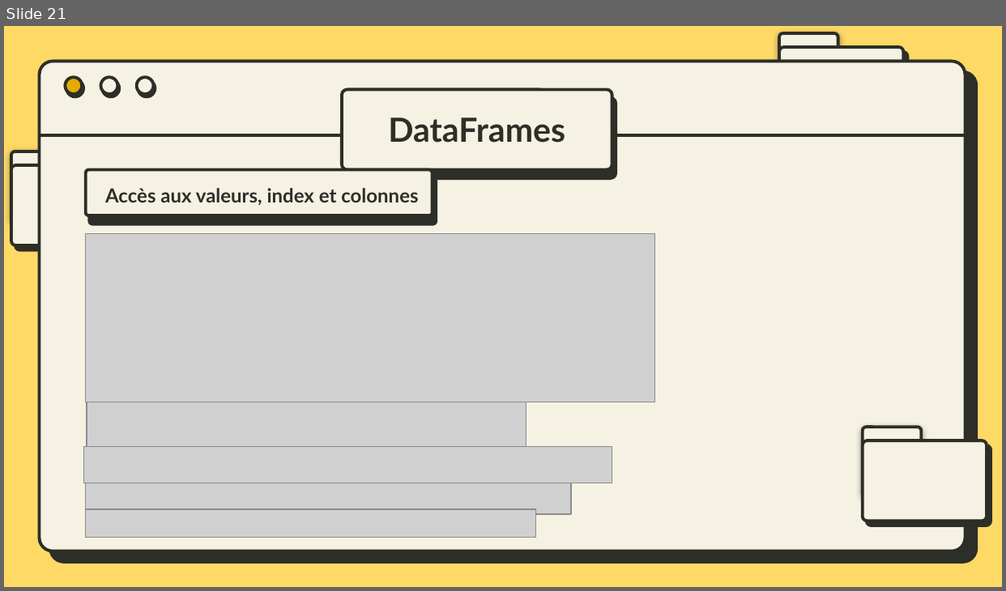
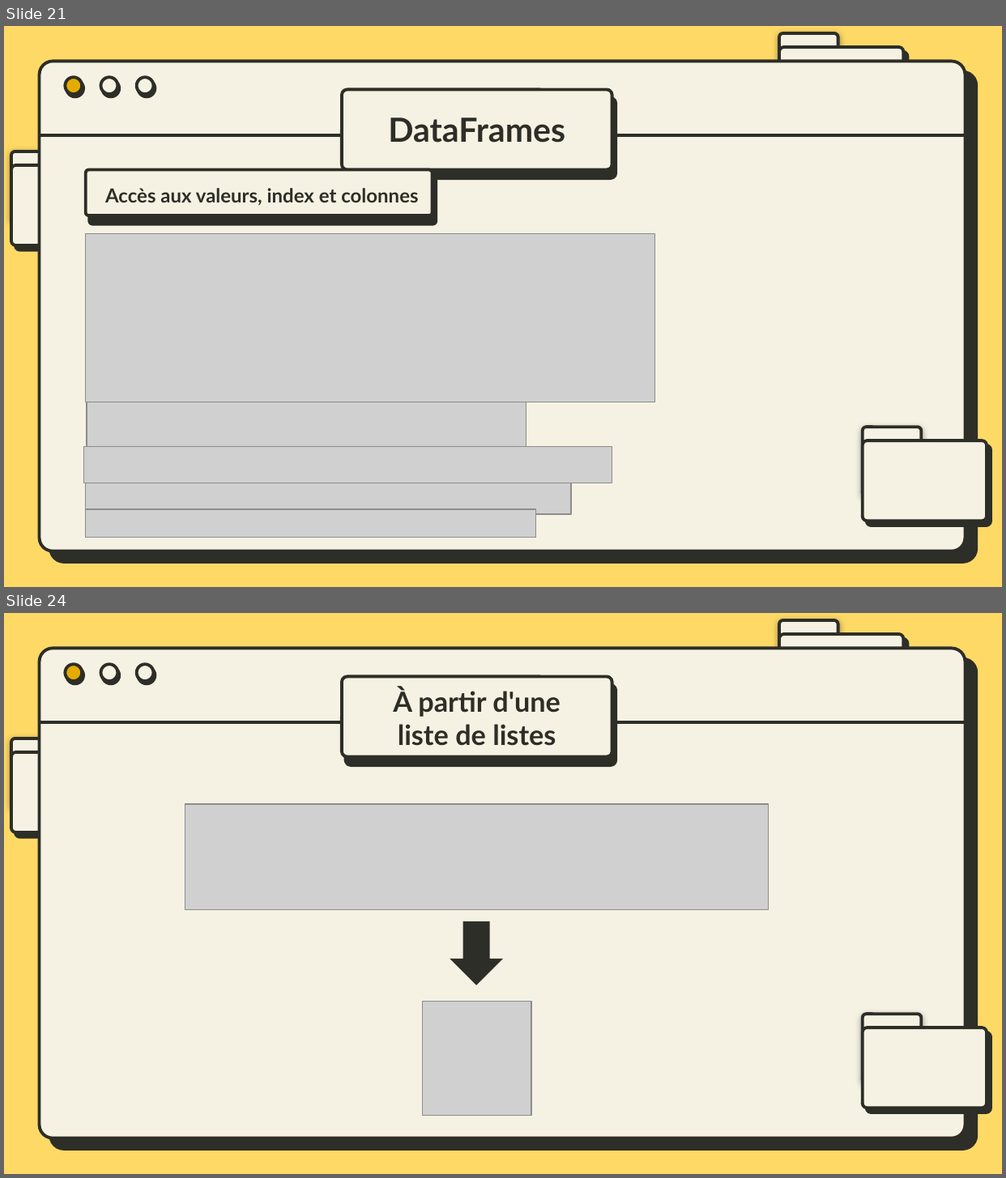
Before and after one commit to bydevmar/Master_MASD_FPO, a slide deck: SEMESTER 1/Modélisation avec Python/M- Pandas/Presentation/Pandas.pptx. Shown one above the other, each under a label of ours: slide 21 before the commit, slides 21 and 24 after it; the slides between them are not shown. The pictures are 1006x591 and 1006x1178 pixels, drawn with LibreOffice and Linux fonts; fonts in the diff are those of the drawing; grey boxes stand for pictures. Boxes give left, top, right and bottom in pixels: in the first picture for what was removed or moved away, otherwise in the second. Text is boxed around its words. In the diff, an @@ line names an element or a change of style, - is before the commit and + after.

```diff
--- a/SEMESTER 1/Modélisation avec Python/M- Pandas/Presentation/Pandas.pptx
+++ b/SEMESTER 1/Modélisation avec Python/M- Pandas/Presentation/Pandas.pptx
@@ slide 24 added at bbox=[4, 613, 1002, 1174], background #FFD966; not listed: 11 template elements that a slide beside it also shows @@
@@ rounded rectangle added at bbox=[341, 677, 612, 756], fill #F6F2E3, outline #2D2E27 2.25 pt @@
@@ text added at bbox=[393, 688, 560, 746], 20 pt, text #2D2E27, bold @@
+À partir d'une liste de listes
@@ picture added at bbox=[185, 805, 769, 910] @@
@@ down arrow added at bbox=[450, 922, 503, 986], fill #2D2E27 @@
@@ picture added at bbox=[422, 1001, 530, 1116] @@
```
Also in this commit, not shown: 11 other slides added, 6 other files.
